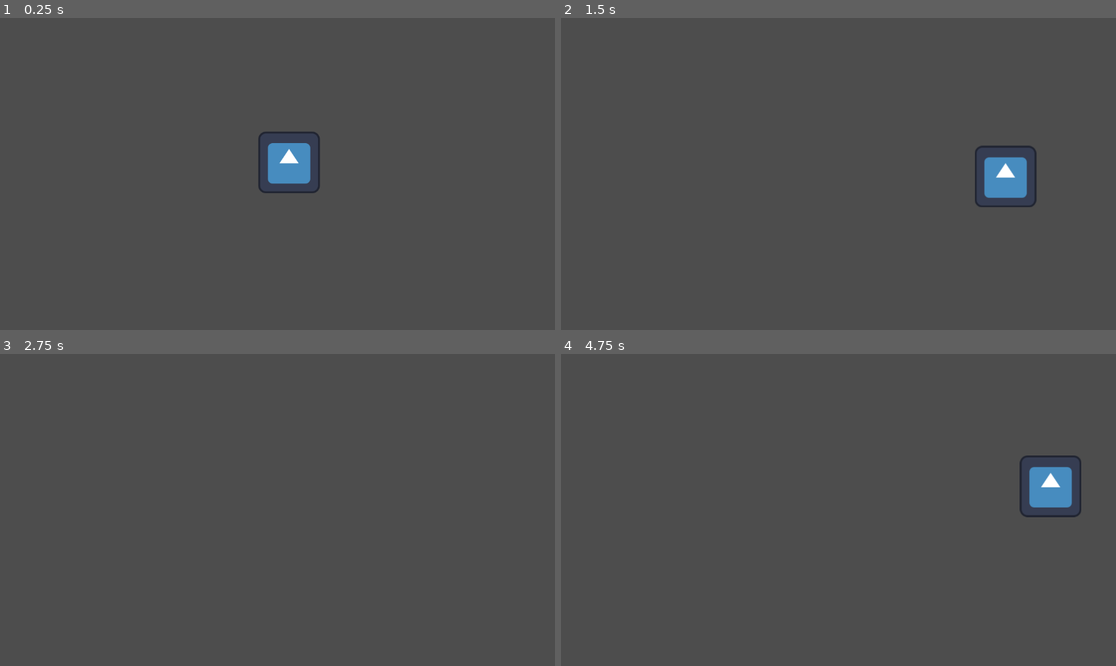
Above: before the commit, frames 1-4 (two rows, left to right).
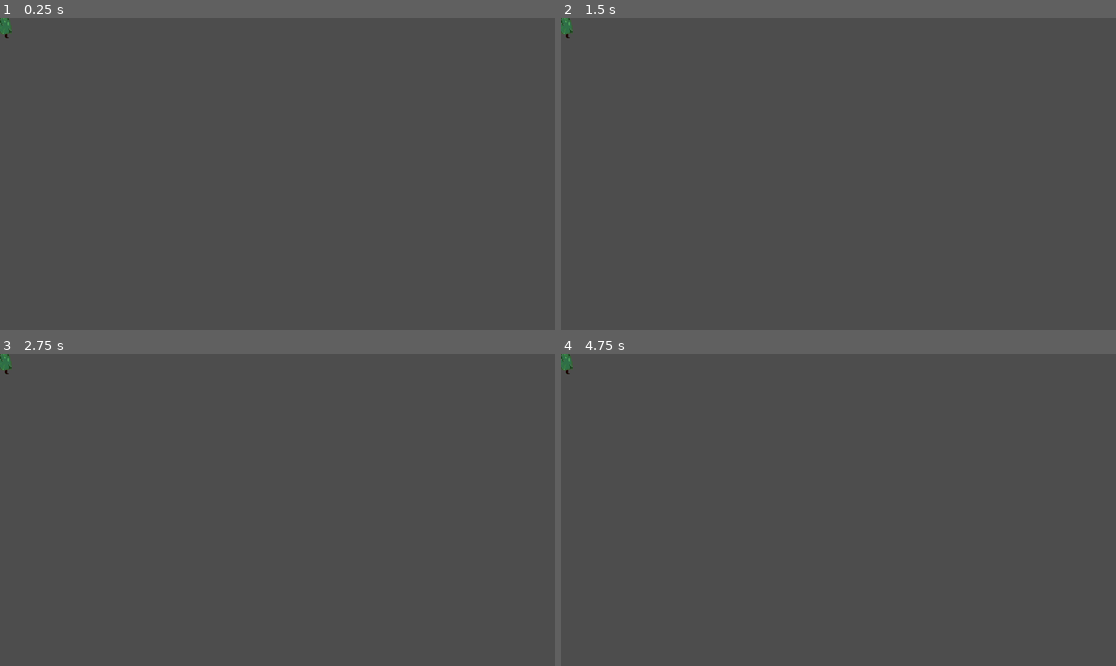
Above: after the commit, the same moments.

Repository: LD-eirish/HSCOGameFactory---DieorDice
Game: Godot game, scene res://world.tscn
Same seed, same stepped clock (60 frames per second), same inputs: the game is played once before the commit and once after it. The engine's default icon, where the game draws it, is replaced by a stand-in: a white triangle on a blue panel in a dark square.
Inputs:
- Up to frame 1 (0.25 s): no input
- Up to frame 2 (1.5 s): tap Enter at 0.5 s; hold D (right) 0.53-1.28 s; hold S (down) from 1.28 s (still down)
- Up to frame 3 (2.75 s): release S (down) at 2.03 s; hold D (right) from 2.03 s (still down)
- Up to frame 4 (4.75 s): release D (right) at 2.78 s; hold W (up) 2.78-3.53 s; tap Space at 3.5 s; hold A (left) from 3.53 s (still down); tap Enter at 4.25 s

The runs differ from the first frame. In frame 1, 1.4% of the frame differs, in the area x 0-58%, y 0-57%; in frame 2, 1.4%; in frame 3, 0.1%; in frame 4, 1.4%, in the area x 0-94%, y 0-53%.

Commit message:
Player PNG

Diff:
--- a/Bullet Hell neu/player.tscn
+++ b/Bullet Hell neu/player.tscn
@@ -1,14 +1,84 @@
-[gd_scene load_steps=3 format=3 uid="uid://621xj030j3se"]
+[gd_scene load_steps=18 format=3 uid="uid://621xj030j3se"]
 
-[ext_resource type="Texture2D" uid="uid://dwhfe1lgofa8u" path="res://icon.svg" id="1_ncvm3"]
+[ext_resource type="Texture2D" uid="uid://532lhphqnunc" path="res://GODOT/1..png" id="1_pgiib"]
+[ext_resource type="Texture2D" uid="uid://ccojc2a3l5ujl" path="res://GODOT/2.png" id="2_55qyr"]
+[ext_resource type="Texture2D" uid="uid://cyygl1lx2lqyq" path="res://GODOT/3.png" id="3_och0w"]
+[ext_resource type="Texture2D" uid="uid://ceerrj23db803" path="res://GODOT/4.png" id="4_sb571"]
+[ext_resource type="Texture2D" uid="uid://c7yme8ko2ql36" path="res://GODOT/5.png" id="5_i0vyo"]
+[ext_resource type="Texture2D" uid="uid://oeld6wboqwgr" path="res://GODOT/6.png" id="6_cwcjs"]
+[ext_resource type="Texture2D" uid="uid://c3plivc1m15yo" path="res://GODOT/7.png" id="7_sax7h"]
+[ext_resource type="Texture2D" uid="uid://b5djwku2i32k7" path="res://GODOT/8.png" id="8_x8fbc"]
+[ext_resource type="Texture2D" uid="uid://b36stbbg8byj" path="res://GODOT/9.png" id="9_2bi2h"]
+[ext_resource type="Texture2D" uid="uid://d2ru0gweca87y" path="res://GODOT/10.png" id="10_pgvkn"]
+[ext_resource type="Texture2D" uid="uid://chyhovmaw34no" path="res://GODOT/11.png" id="11_0bgqi"]
+[ext_resource type="Texture2D" uid="uid://d0dgatygr2j3m" path="res://GODOT/12.png" id="12_b3vht"]
+[ext_resource type="Texture2D" uid="uid://cupdd0j6xvwnr" path="res://GODOT/13.png" id="13_1l7cy"]
+[ext_resource type="Texture2D" uid="uid://dc3g1ieo61ykl" path="res://GODOT/14.png" id="14_auyw8"]
+[ext_resource type="Texture2D" uid="uid://dycmw1mn8gfp6" path="res://GODOT/15.png" id="15_c7y3m"]
 
 [sub_resource type="RectangleShape2D" id="RectangleShape2D_aicsb"]
 
+[sub_resource type="SpriteFrames" id="SpriteFrames_tmryh"]
+resource_local_to_scene = true
+animations = [{
+"frames": [{
+"duration": 1.0,
+"texture": ExtResource("1_pgiib")
+}, {
+"duration": 1.0,
+"texture": ExtResource("2_55qyr")
+}, {
+"duration": 1.0,
+"texture": ExtResource("3_och0w")
+}, {
+"duration": 1.0,
+"texture": ExtResource("4_sb571")
+}, {
+"duration": 1.0,
+"texture": ExtResource("5_i0vyo")
+}, {
+"duration": 1.0,
+"texture": ExtResource("6_cwcjs")
+}, {
+"duration": 1.0,
+"texture": ExtResource("7_sax7h")
+}, {
+"duration": 1.0,
+"texture": ExtResource("8_x8fbc")
+}, {
+"duration": 1.0,
+"texture": ExtResource("9_2bi2h")
+}, {
+"duration": 1.0,
+"texture": ExtResource("10_pgvkn")
+}, {
+"duration": 1.0,
+"texture": ExtResource("11_0bgqi")
+}, {
+"duration": 1.0,
+"texture": ExtResource("12_b3vht")
+}, {
+"duration": 1.0,
+"texture": ExtResource("13_1l7cy")
+}, {
+"duration": 1.0,
+"texture": ExtResource("14_auyw8")
+}, {
+"duration": 1.0,
+"texture": ExtResource("15_c7y3m")
+}],
+"loop": true,
+"name": &"default",
+"speed": 14.0
+}]
+
 [node name="player" type="CharacterBody2D"]
-
-[node name="Sprite2D" type="Sprite2D" parent="."]
-texture = ExtResource("1_ncvm3")
 
 [node name="CollisionShape2D" type="CollisionShape2D" parent="."]
 scale = Vector2(6, 6)
 shape = SubResource("RectangleShape2D_aicsb")
+
+[node name="AnimatedSprite2D" type="AnimatedSprite2D" parent="."]
+top_level = true
+sprite_frames = SubResource("SpriteFrames_tmryh")
+frame_progress = 0.485711
--- a/Bullet Hell neu/world.tscn
+++ b/Bullet Hell neu/world.tscn
@@ -6,5 +6,5 @@
 [node name="world" type="Node2D"]
 
 [node name="player" parent="." instance=ExtResource("1_cnitr")]
-position = Vector2(600, 300)
+position = Vector2(593, 333)
 script = ExtResource("2_ogs50")
Binary file added: Bullet Hell neu/GODOT/1..png
Not shown, added: Bullet Hell neu/GODOT/1..png.import
Binary file added: Bullet Hell neu/GODOT/10.png
Not shown, added: Bullet Hell neu/GODOT/10.png.import
Binary file added: Bullet Hell neu/GODOT/11.png
Not shown, added: Bullet Hell neu/GODOT/11.png.import
Binary file added: Bullet Hell neu/GODOT/12.png
Not shown, added: Bullet Hell neu/GODOT/12.png.import
Binary file added: Bullet Hell neu/GODOT/13.png
Not shown, added: Bullet Hell neu/GODOT/13.png.import
Binary file added: Bullet Hell neu/GODOT/14.png
Not shown, added: Bullet Hell neu/GODOT/14.png.import
(and 20 more such lines)
